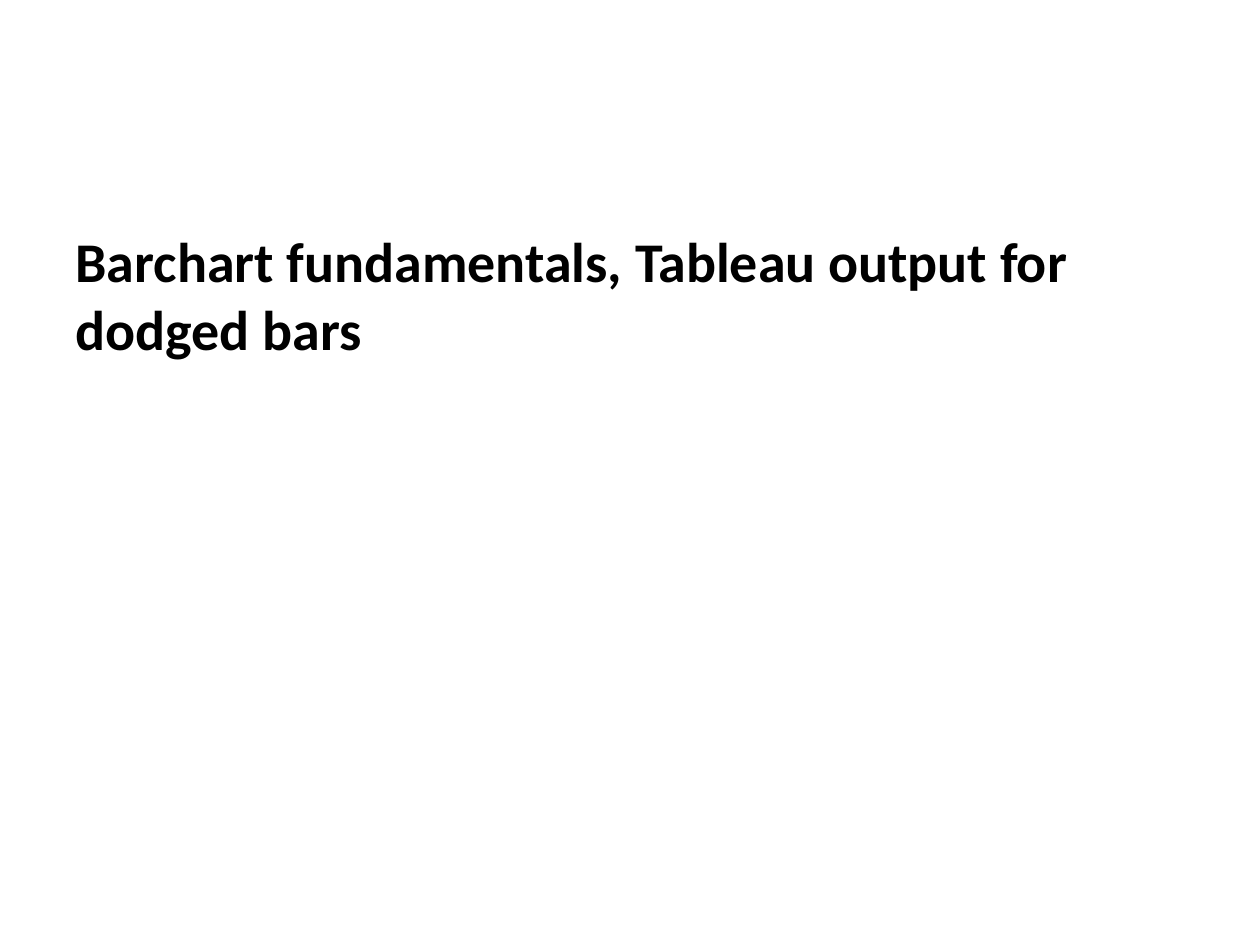
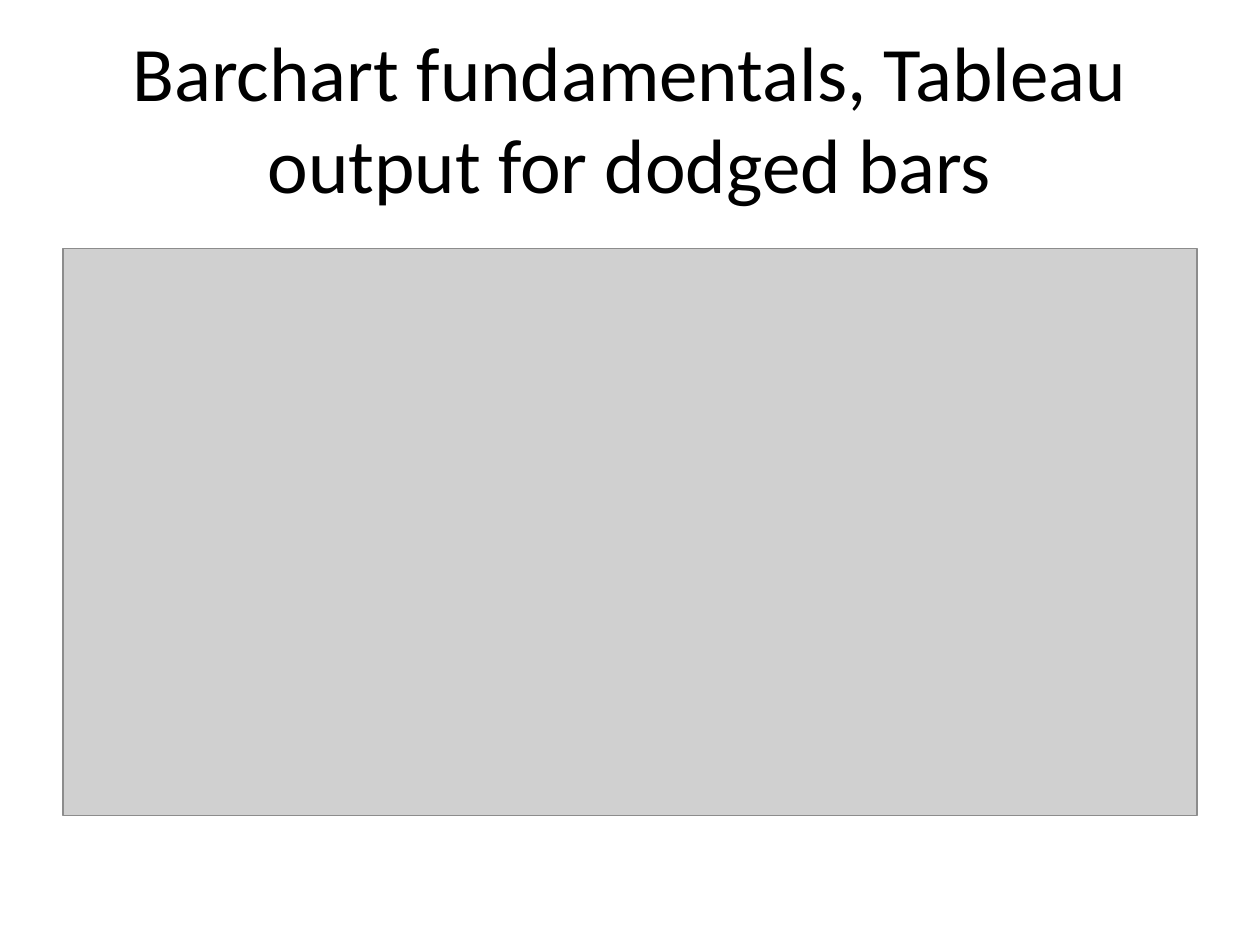
Before and after one commit to pmean/data-visualization, a slide deck: slide 39 of data-viz-02/component/fundamentals.pptx. Drawn at 1260x945 pixels with LibreOffice and Linux fonts; fonts in the diff are those of the drawing; grey boxes stand for pictures. Boxes give left, top, right and bottom in pixels: in the first picture for what was removed or moved away, otherwise in the second. Text is boxed around its words. In the diff, an @@ line names an element or a change of style, - is before the commit and + after.

```diff
--- a/data-viz-02/component/fundamentals.pptx
+++ b/data-viz-02/component/fundamentals.pptx
@@ title "Barchart fundamentals, Tableau output for ...": place and size @@
-title "Barchart fundamentals, Tableau output for ..." at bbox=[76, 242, 1067, 360]
+title "Barchart fundamentals, Tableau output for ..." at bbox=[133, 47, 1126, 207]
@@ title "Barchart fundamentals, Tableau output for ..." at bbox=[133, 47, 1126, 207]: size 32 to 44 pt, bold off; alignment left to centre; less space between paragraphs; vertical alignment top to middle @@
@@ picture added at bbox=[63, 248, 1197, 815] @@
```
Also in this commit, not shown: 7 other slides changed, 6 slides added, 12 slides removed, 16 other files.
